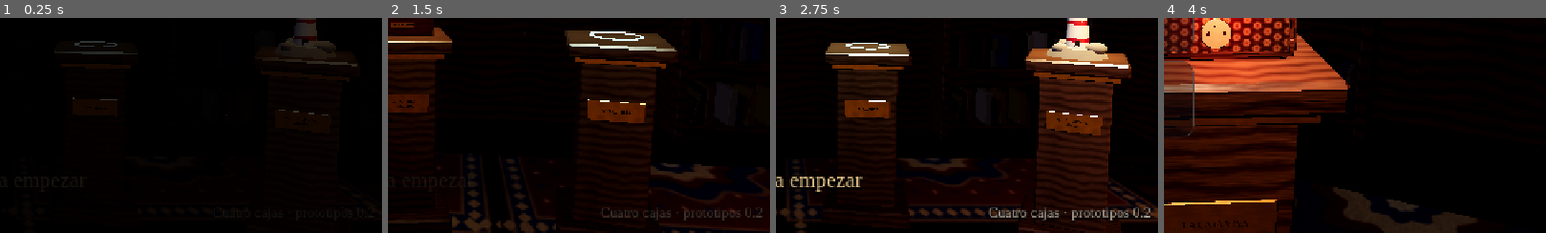
Above: before the commit, frames 1-4 (left to right).
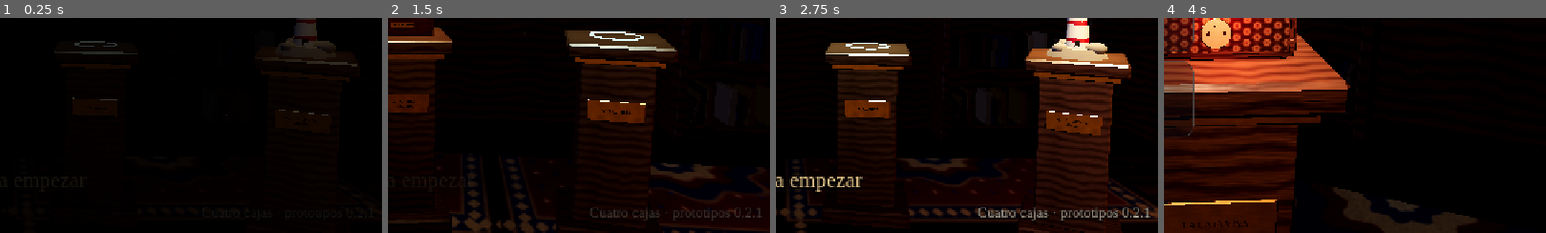
Above: after the commit, the same moments.

Repository: 26914233/trazzo
Game: Godot game, scene res://principal.tscn
Same seed, same stepped clock (60 frames per second), same inputs: the game is played once before the commit and once after it.
Inputs (mouse positions are % of the whole screen's width and height, from its top left):
- Up to frame 1 (0.25 s): no input
- Up to frame 2 (1.5 s): move the mouse to (72, 45) at 0.52 s; click (72, 45) at 0.67 s; click (5, 9) at 1.27 s
- Up to frame 3 (2.75 s): drag from (30, 55) to (45, 70) at 2.02 s
- Up to frame 4 (4 s): move the mouse to (60, 28) at 2.77 s; click (60, 28) at 2.92 s; click "Entrar" at 3.5 s
The pictures show only the part of the screen within x 49-99%, y 50-100%; the shares and areas given below are measured in that part.

The runs differ from the first frame. In frame 2, 0.5% of the frame differs, in the area x 53-98%, y 88-95%; in frame 3, 1.2%, in the area x 52-98%, y 88-96%; in frame 4, nothing differs.

Commit message:
Cuatro cajas 0.2.1: aviso a su medida, entrada del taller y objetos examinados
- El primer aviso de cada caja salía en un marco de miles de píxeles que
  tapaba la pantalla: la etiqueta con ajuste de línea se medía con 1 px de
  ancho. Ahora se mide con su ancho y se reajusta en el cuadro siguiente.
  La prueba lo comprueba en las cuatro cajas.
- La puerta del taller tapaba la mitad de la entrada: empieza entornada,
  se abre antes y más, y la cámara pasa más lejos de la bisagra.
- Al examinar, el latón salía negro y el cristal blanco: la vista de examen
  y los iconos tienen ahora un cielo de estudio para los reflejos, y lo que
  brilla brilla menos en la copia.
- Hojas de capturas nuevas; fuera las del menú y las portadas de la 0.1.
- Versión 0.2.1 (código 3). Prueba automática: 95 de 95.

Co-Authored-By: Claude Opus 5.5 <noreply@anthropic.com>
Claude-Session: https://claude.ai/code/session_01EfL2Sd18n1j75YoG2dkHWC

Diff:
--- a/puzles/godot/scripts/catalogo.gd
+++ b/puzles/godot/scripts/catalogo.gd
@@ -3,7 +3,7 @@
 # demás están selladas hasta que se decida cuál se convierte en juego (DECISIÓN 23).
 extends RefCounted
 
-const VERSION := "Cuatro cajas · prototipos 0.2"
+const VERSION := "Cuatro cajas · prototipos 0.2.1"
 
 const JUEGOS := [
 	{
--- a/puzles/godot/scripts/hud.gd
+++ b/puzles/godot/scripts/hud.gd
@@ -171,6 +171,7 @@
 	frase.horizontal_alignment = HORIZONTAL_ALIGNMENT_CENTER
 	frase.autowrap_mode = TextServer.AUTOWRAP_WORD_SMART
 	frase.custom_minimum_size = Vector2(minf(900.0, _ancho() - 120.0), 0)
+	frase.size = Vector2(frase.custom_minimum_size.x, 0.0)   # medir con su ancho (ver «mensaje»)
 	columna.add_child(frase)
 	var tamano := columna.get_combined_minimum_size()
 	colocar(columna, Control.PRESET_CENTER_BOTTOM, Vector2(-tamano.x / 2.0, -tamano.y - 70.0), tamano)
@@ -210,20 +211,26 @@
 	var natural := _ancho_texto(texto)
 	if encabezado != "":
 		natural = maxf(natural, _ancho_texto(encabezado))
-	# el alto se calcula aquí: la etiqueta con ajuste de línea aún no conoce su ancho en este cuadro
+	# Una etiqueta con ajuste de línea mide su alto con el ancho que tiene en ese momento. Vacía, el
+	# contenedor la dejó en 1 px de ancho: medida así, cada letra iría en su línea y el marco saldría
+	# de miles de píxeles. Por eso se le da el ancho antes de medir y se reajusta en el cuadro siguiente.
 	var ancho := minf(natural, maximo)
-	var fuente: Font = aviso_texto.get_theme_font("font")
-	var alto := fuente.get_multiline_string_size(texto, HORIZONTAL_ALIGNMENT_CENTER, ancho, Estilo.LETRA).y
-	aviso_texto.custom_minimum_size = Vector2(ancho, alto)
-	aviso.reset_size()
-	var tamano := aviso.get_combined_minimum_size()
-	colocar(aviso, Control.PRESET_CENTER_BOTTOM, Vector2(-tamano.x / 2.0, -tamano.y - MARGEN), tamano)
+	aviso_texto.custom_minimum_size = Vector2(ancho, 0.0)
+	aviso_texto.size = Vector2(ancho, aviso_texto.size.y)
+	_ajustar_aviso()
+	_ajustar_aviso.call_deferred()
 	if _aviso_animacion:
 		_aviso_animacion.kill()
 	_aviso_animacion = create_tween()
 	_aviso_animacion.tween_property(aviso, "modulate:a", 1.0, 0.25)
 	_aviso_animacion.tween_interval(segundos)
 	_aviso_animacion.tween_property(aviso, "modulate:a", 0.0, 0.6)
+
+
+func _ajustar_aviso() -> void:
+	aviso.reset_size()
+	var tamano := aviso.get_combined_minimum_size()
+	colocar(aviso, Control.PRESET_CENTER_BOTTOM, Vector2(-tamano.x / 2.0, -tamano.y - MARGEN), tamano)
 
 
 # Ancho que ocuparía el texto en una sola línea (para que los avisos cortos no salgan enormes)
@@ -447,12 +454,7 @@
 	relleno.light_color = Color(0.7, 0.78, 1.0)
 	_vista_examen.add_child(relleno)
 	var ambiente := WorldEnvironment.new()
-	ambiente.environment = Environment.new()
-	ambiente.environment.background_mode = Environment.BG_CLEAR_COLOR
-	ambiente.environment.ambient_light_source = Environment.AMBIENT_SOURCE_COLOR
-	ambiente.environment.ambient_light_color = Color(0.6, 0.6, 0.66)
-	ambiente.environment.ambient_light_energy = 0.7
-	ambiente.environment.tonemap_mode = Environment.TONE_MAPPER_ACES
+	ambiente.environment = mesa.entorno_estudio()
 	_vista_examen.add_child(ambiente)
 
 	var titulo := Estilo.sombra(Estilo.etiqueta(nombre, 46, acento.lightened(0.3), Estilo.FUENTE_NEGRITA), 8)
--- a/puzles/godot/scripts/mesa.gd
+++ b/puzles/godot/scripts/mesa.gd
@@ -418,14 +418,37 @@
 			return
 
 
-# Copia del objeto, sin rastro de su posición en la escena (para el icono y para examinarlo)
+# Copia del objeto, sin rastro de su posición en la escena (para el icono y para examinarlo).
+# Lo que brilla (cristales, glifos) se ve blanco fuera de la penumbra de su sala: en la copia brilla menos.
 func copia_de(modelo: Node3D) -> Node3D:
 	var copia: Node3D = modelo.duplicate(0)
 	copia.transform = Transform3D(modelo.global_basis.orthonormalized(), Vector3.ZERO)
 	copia.show()
 	for nodo in copia.find_children("*", "MeshInstance3D", true, false):
-		(nodo as MeshInstance3D).material_overlay = null
+		var malla := nodo as MeshInstance3D
+		malla.material_overlay = null
+		var material := malla.material_override as StandardMaterial3D
+		if material and material.emission_enabled:
+			material = material.duplicate()
+			material.emission_energy_multiplier *= 0.3
+			malla.material_override = material
 	return copia
+
+
+# Luz de estudio para ver un objeto suelto (examen e iconos). El cielo no se ve: solo da reflejos, sin
+# los que el latón y los metales salen negros.
+static func entorno_estudio() -> Environment:
+	var entorno := Environment.new()
+	Escena.cielo(entorno, {
+		"arriba": Color(0.62, 0.56, 0.5), "horizonte": Color(0.36, 0.33, 0.3), "abajo": Color(0.07, 0.06, 0.05),
+		"resplandor": Color(1.0, 0.86, 0.62), "direccion_resplandor": Vector3(-0.5, 0.6, 0.6), "apertura": 5.0,
+		"nubes": 0.0, "estrellas": 0.0}, false)
+	entorno.background_mode = Environment.BG_CLEAR_COLOR
+	entorno.ambient_light_source = Environment.AMBIENT_SOURCE_COLOR
+	entorno.ambient_light_color = Color(0.62, 0.6, 0.64)
+	entorno.ambient_light_energy = 0.75
+	entorno.tonemap_mode = Environment.TONE_MAPPER_ACES
+	return entorno
 
 
 # Dibuja el objeto en una vista aparte para usarlo de icono
@@ -448,10 +471,8 @@
 	luz.light_energy = 1.6
 	vista.add_child(luz)
 	var ambiente := WorldEnvironment.new()
-	ambiente.environment = Environment.new()
-	ambiente.environment.ambient_light_source = Environment.AMBIENT_SOURCE_COLOR
-	ambiente.environment.ambient_light_color = Color(0.7, 0.7, 0.75)
-	ambiente.environment.ambient_light_energy = 0.8
+	ambiente.environment = entorno_estudio()
+	ambiente.environment.ambient_light_energy = 0.85
 	vista.add_child(ambiente)
 	add_child(vista)
 	camara_icono.look_at_from_position(centro + Vector3(0.35, 0.45, 1.0).normalized() * tamano * 2.1, centro)
--- a/puzles/godot/scripts/prototipos/relojero.gd
+++ b/puzles/godot/scripts/prototipos/relojero.gd
@@ -485,7 +485,7 @@
 # De la puerta del taller al escritorio
 func ruta_entrada() -> Dictionary:
 	var suelo: float = Taller.SUELO
-	return {"puntos": [Vector3(0.62, suelo + 1.62, 3.95), Vector3(0.6, suelo + 1.58, 2.7), Vector3(0.5, suelo + 1.35, 1.65)],
+	return {"puntos": [Vector3(0.48, suelo + 1.62, 3.95), Vector3(0.5, suelo + 1.58, 2.7), Vector3(0.45, suelo + 1.35, 1.65)],
 		"miradas": [Vector3(0.0, -0.05, 0.0), Vector3(0.0, 0.0, 0.0), Vector3(0.0, 0.05, 0.0)],
 		"duracion": 6.0, "fov": 54.0}
 
--- a/puzles/godot/scripts/prueba.gd
+++ b/puzles/godot/scripts/prueba.gd
@@ -100,6 +100,13 @@
 	var medida := await _medir_fps(1.5)
 	_registrar(datos.id + ": FPS medidos (orientativo: esta máquina no tiene tarjeta gráfica)", true, "%.1f FPS" % medida)
 
+	# El primer aviso se ajusta a su texto (en la 0.2 salía un marco de miles de píxeles)
+	await _esperar_hasta(func() -> bool: return mesa.hud.aviso.modulate.a > 0.9, 6.0)
+	var alto_aviso: float = mesa.hud.aviso.size.y
+	_registrar(datos.id + ": el primer aviso se ajusta a su texto", mesa.hud.aviso.modulate.a > 0.9
+		and alto_aviso < get_viewport().get_visible_rect().size.y * 0.35, "%d px de alto" % int(alto_aviso))
+	await _capturar(datos.id + "_primer_aviso")
+
 	# Bloqueo: la pieza no se mueve, suena y lo cuenta
 	if puzle.has_method("bloqueo_de_prueba"):
 		# se mira respecto a su padre: la caja viva respira y la reliquia flota
--- a/puzles/godot/scripts/salas/taller.gd
+++ b/puzles/godot/scripts/salas/taller.gd
@@ -95,7 +95,7 @@
 		Arquitectura.losa(Vector3(x, SUELO, Z1 - 0.06), Vector3(x + 0.07, SUELO + 2.28, Z1 + 0.02), marco, self, 0.006)
 	Arquitectura.losa(Vector3(PUERTA_X - 0.07, SUELO + 2.2, Z1 - 0.06), Vector3(PUERTA_X + PUERTA_ANCHO + 0.07, SUELO + 2.3, Z1 + 0.02), marco, self, 0.006)
 	puerta = Arquitectura.puerta(self, Vector3(PUERTA_X, SUELO, Z1 - 0.03), PUERTA_ANCHO, 2.2, marco, Materiales.laton(0.3))
-	puerta.rotation.y = PI
+	puerta.rotation.y = PI - 0.18      # entornada: por la rendija sale la luz del taller
 	puerta.position.x = PUERTA_X + PUERTA_ANCHO
 
 
@@ -230,5 +230,6 @@
 	if sonido:
 		sonido.sonar("puerta", -4.0)
 	var animacion := create_tween()
-	animacion.tween_interval(0.2)
-	animacion.tween_property(puerta, "rotation:y", PI - 1.75, 2.0).set_trans(Tween.TRANS_SINE).set_ease(Tween.EASE_OUT)
+	animacion.tween_interval(0.1)
+	# se abre del todo, casi hasta la pared, antes de que la cámara llegue al marco
+	animacion.tween_property(puerta, "rotation:y", PI - 1.95, 1.3).set_trans(Tween.TRANS_SINE).set_ease(Tween.EASE_OUT)
Not shown, changed: puzles/godot/export_presets.cfg
Not shown, changed: puzles/capturas/cuatro_prototipos.jpg
Not shown, added: puzles/capturas/entradas.jpg
Not shown, added: puzles/capturas/gabinete.jpg
Not shown, removed: puzles/capturas/menu.jpg
Not shown, removed: puzles/capturas/portadas.jpg
Not shown, added: puzles/capturas/toques_y_examen.jpg
